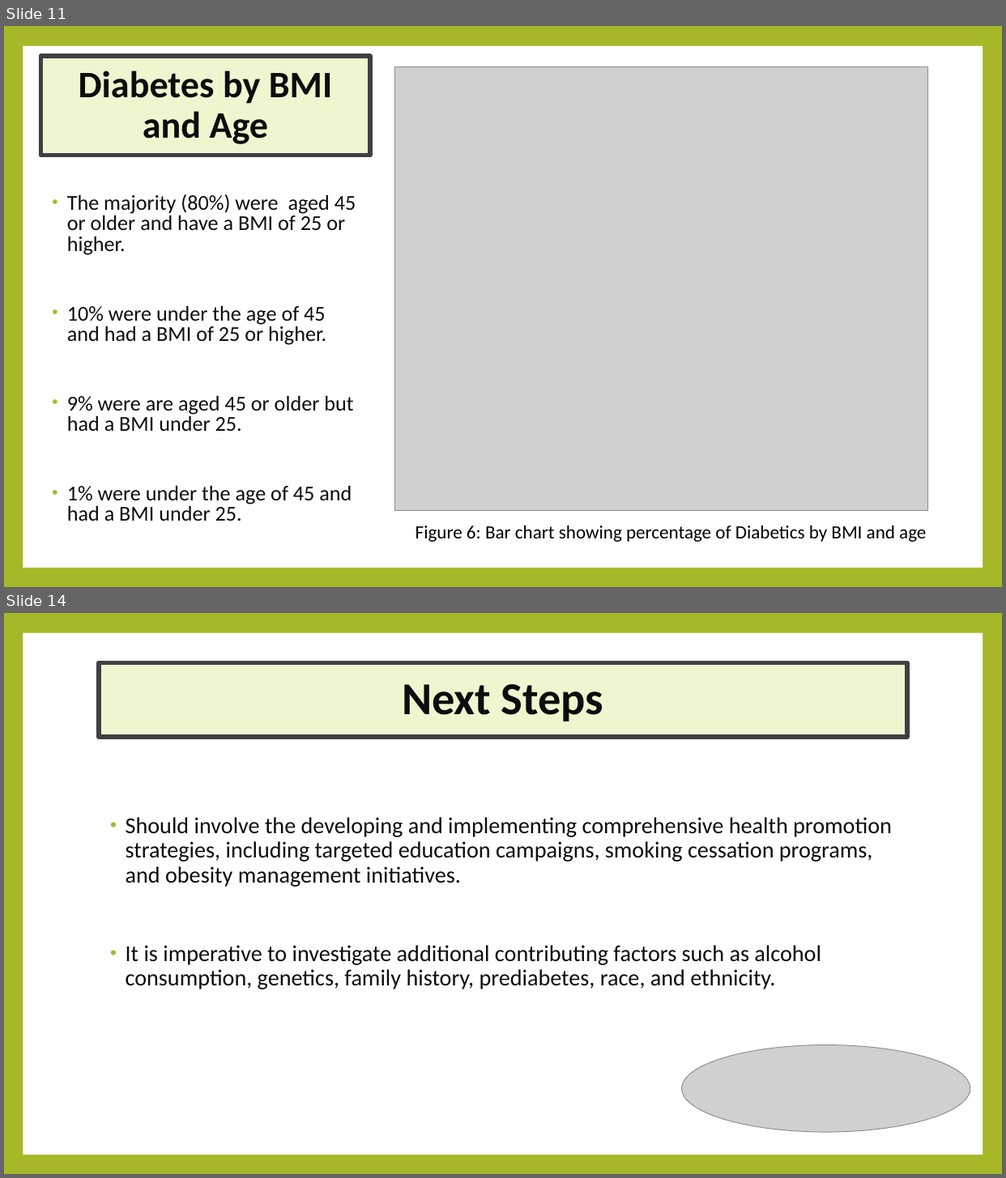
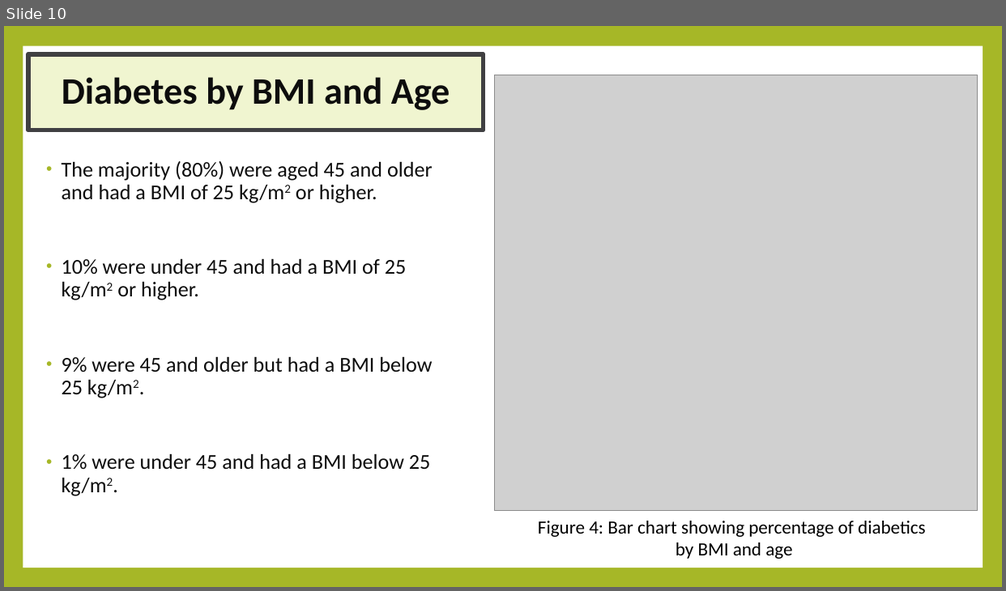
Before and after one commit to K01t0N/project-1, a slide deck: Exploring Potential Contributing Factors to Diabetes.pptx. Shown one above the other, each under a label of ours: slides 11 and 14 before the commit, slide 10 after it; the slides between them are not shown. The pictures are 1006x1178 and 1006x591 pixels, drawn with LibreOffice and Linux fonts; fonts in the diff are those of the drawing; grey boxes stand for pictures. Boxes give left, top, right and bottom in pixels: in the first picture for what was removed or moved away, otherwise in the second. Text is boxed around its words. In the diff, an @@ line names an element or a change of style, - is before the commit and + after.

```diff
--- a/Exploring Potential Contributing Factors to Diabetes.pptx
+++ b/Exploring Potential Contributing Factors to Diabetes.pptx
@@ slide 14 removed at [4,613,1002,1174], background #A6B727; not listed: 1 template element that a slide beside it also shows @@
@@ title removed at [99,663,908,737] @@
-Next Steps
@@ text removed at [126,817,892,990] @@
-• Should involve the developing and implementing comprehensive health promotion strategies, including targeted education campaigns, smoking cessation programs, and obesity management initiatives.
-• It is imperative to investigate additional contributing factors such as alcohol consumption, genetics, family history, prediabetes, race, and ethnicity.
@@ picture removed at [681,1045,970,1131] @@
@@ what was slide 11 is now slide 10 @@
@@ slide 10 changed as well @@
@@ title "Diabetes by BMI and Age": place and size @@
-title "Diabetes by BMI and Age" at [40,56,370,156]
+title "Diabetes by BMI and Age" at [28,54,484,130]
@@ picture: place and size @@
-picture at [394,66,928,510]
+picture at [495,75,978,511]
@@ text at [62,161,432,497]: text changed @@
-• The majority (80%) were aged 45 or older and have a BMI of 25 or higher.
-• 10% were under the age of 45 and had a BMI of 25 or higher.
-• 9% were are aged 45 or older but had a BMI under 25.
-• 1% were under the age of 45 and had a BMI under 25.
+• The majority (80%) were aged 45 and older and had a BMI of 25 kg/m2 or higher.
+• 10% were under 45 and had a BMI of 25 kg/m2 or higher.
+• 9% were 45 and older but had a BMI below 25 kg/m2.
+• 1% were under 45 and had a BMI below 25 kg/m2.
@@ text at [538,521,926,559]: text changed @@
-Figure 6: Bar chart showing percentage of Diabetics by BMI and age
+Figure 4: Bar chart showing percentage of diabetics
+by BMI and age
```
Also in this commit, not shown: 11 other slides changed, 1 other slide removed.
